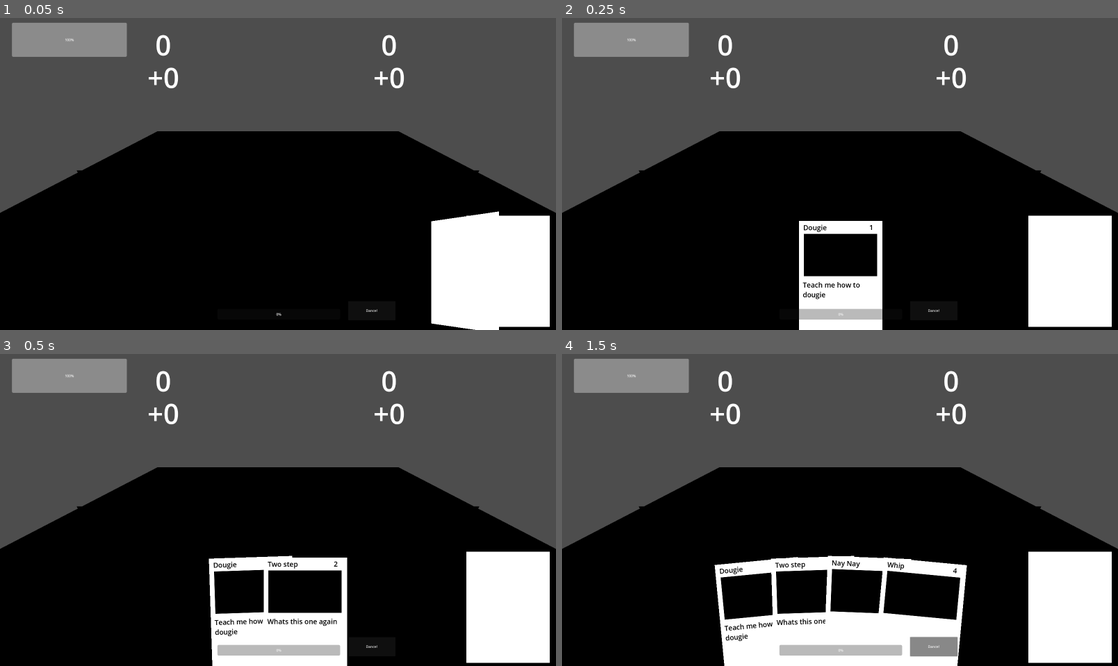
Above: before the commit, frames 1-4 (two rows, left to right).
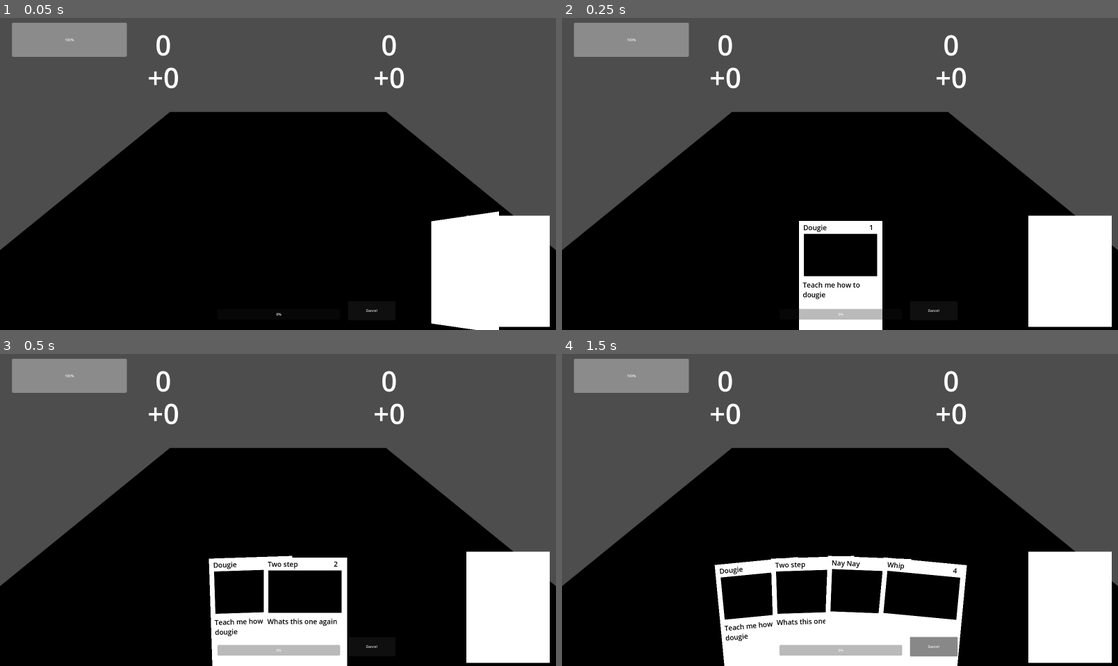
Above: after the commit, the same moments.

Repository: nathankeyt/OneButtonRhythmGame
Game: Godot game, scene res://scenes/test_main.tscn
The game is run twice, just before and just after one commit, with the same random seed, the same clock (stepped at 60 frames per second) and the same inputs.
Inputs:
- Up to frame 1 (0.05 s): no input
- Up to frame 2 (0.25 s): no input
- Up to frame 3 (0.5 s): no input
- Up to frame 4 (1.5 s): click "Dance!" at 0.5 s; click "Dance!" at 1.25 s

The runs differ from the first frame. In frame 1, 5.3% of the frame differs, in the area x 0-100%, y 30-75%; in frame 2, 5.3%; in frame 3, 5.3%; in frame 4, 5.3%.

Commit message:
circle animating

Diff:
--- a/autoloads/battle_manager.gd
+++ b/autoloads/battle_manager.gd
@@ -1,5 +1,6 @@
 extends Node
 
+enum BeatType {STANDARD}
 enum TurnType {PLAYER = 0, ENEMY = 1}
 
 var curr_turn: TurnType = TurnType.PLAYER
@@ -31,6 +32,8 @@
 signal turn_ended(turn_type: TurnType)
 
 signal resource_updated(amount: int)
+
+signal beat_played(beat_type: BeatType, duration: float)
 
 func add_player_score(score: int):
 	player_temp_score += score
--- a/scenes/dance_floor.tscn
+++ b/scenes/dance_floor.tscn
@@ -31,7 +31,7 @@
 metadata/_edit_group_ = true
 
 [node name="Camera3D" type="Camera3D" parent="."]
-transform = Transform3D(1, 0, 0, 0, 0.889193, 0.457533, 0, -0.457533, 0.889193, 0, 3.46668, 4.99212)
+transform = Transform3D(1, 0, 0, 0, 0.806083, 0.591803, 0, -0.591803, 0.806083, 0, 4.93086, 6.43163)
 
 [node name="MeshInstance3D" type="MeshInstance3D" parent="."]
 transform = Transform3D(7.5191, 0, 0, 0, 7.5191, 0, 0, 0, 7.5191, 0, 0, 0)
@@ -53,5 +53,8 @@
 [node name="DanceGrid" type="Node3D" parent="."]
 script = ExtResource("3_dec0i")
 mesh = SubResource("BoxMesh_n4gmo")
-cell_size = 1
-grid_size = 12
+
+[node name="DirectionalLight3D" type="DirectionalLight3D" parent="."]
+transform = Transform3D(1, 0, 0, 0, -0.00188498, 0.999998, 0, -0.999998, -0.00188498, 0, 12.5625, 0)
+visible = false
+light_energy = 0.1
--- a/scenes/dance_grid.gd
+++ b/scenes/dance_grid.gd
@@ -2,8 +2,13 @@
 class_name DanceGrid
 
 @export var mesh: Mesh
-@export var cell_size: int
-@export var grid_size: int
+@export var cell_size: int = 1
+@export var grid_size: int = 12
+@export var start_radius: int = 9
+@export var end_radius: int = 0
+
+@onready var total_radius: int = start_radius - end_radius
+@onready var center: float = ((grid_size - 1) * cell_size) / 2.0
 
 var grid: Array[Array]
 
@@ -11,18 +16,47 @@
 	BattleManager.dance_grid = self
 
 func _ready() -> void:
+	BattleManager.beat_played.connect(animate_circle)
 	generate_grid()
+	await get_tree().create_timer(1.0).timeout
+	animate_circle(BattleManager.BeatType.STANDARD, 2.0)
 
 func generate_grid() -> void:
-	var center: float = ((grid_size - 1) * cell_size) / 2.0
-	for i in grid_size:
+	for x in grid_size:
 		var curr_arr: Array[MeshInstance3D] = []
 		grid.append(curr_arr)
-		for j in grid_size:
+		for y in grid_size:
 			var new_mesh_instance := MeshInstance3D.new()
 			add_child(new_mesh_instance)
 
 			new_mesh_instance.mesh = mesh
-			new_mesh_instance.position = Vector3((i * cell_size) - center, 0.0, (j * cell_size) - center)
+			new_mesh_instance.position = Vector3((x * cell_size) - center, 0.0, (y * cell_size) - center)
+			new_mesh_instance.set_surface_override_material(0, StandardMaterial3D.new())
 
 			curr_arr.append(new_mesh_instance)
+
+func activate_circle(radius: int, duration: float = 1.0):
+	var activated_materials: Array[StandardMaterial3D]
+	for x in grid_size:
+		for y in grid_size:
+			var circle_bounds = pow(x - center, 2) + pow(y - center, 2)
+			if circle_bounds <= pow(radius, 2) && circle_bounds > pow(radius - 1, 2):
+				var material: StandardMaterial3D = grid[x][y].get_surface_override_material(0)
+				material.albedo_color = Color.RED
+				activated_materials.append(material)
+
+	await get_tree().create_timer(duration).timeout
+
+	for material: StandardMaterial3D in activated_materials:
+		material.albedo_color = Color.WHITE
+
+
+func animate_circle(beat_type: BattleManager.BeatType, duration: float = 1.0):
+	match beat_type:
+		BattleManager.BeatType.STANDARD:
+			animate_standard(duration)
+
+func animate_standard(duration: float):
+	var beat_duration: float = duration / total_radius
+	for radius in total_radius:
+		await activate_circle(total_radius - radius, beat_duration)
--- a/scenes/default_card_renderer.tscn
+++ b/scenes/default_card_renderer.tscn
@@ -110,5 +110,6 @@
 offset_right = 169.0
 offset_bottom = 233.0
 theme = ExtResource("2_ksp66")
+bbcode_enabled = true
 text = "Text
 "
